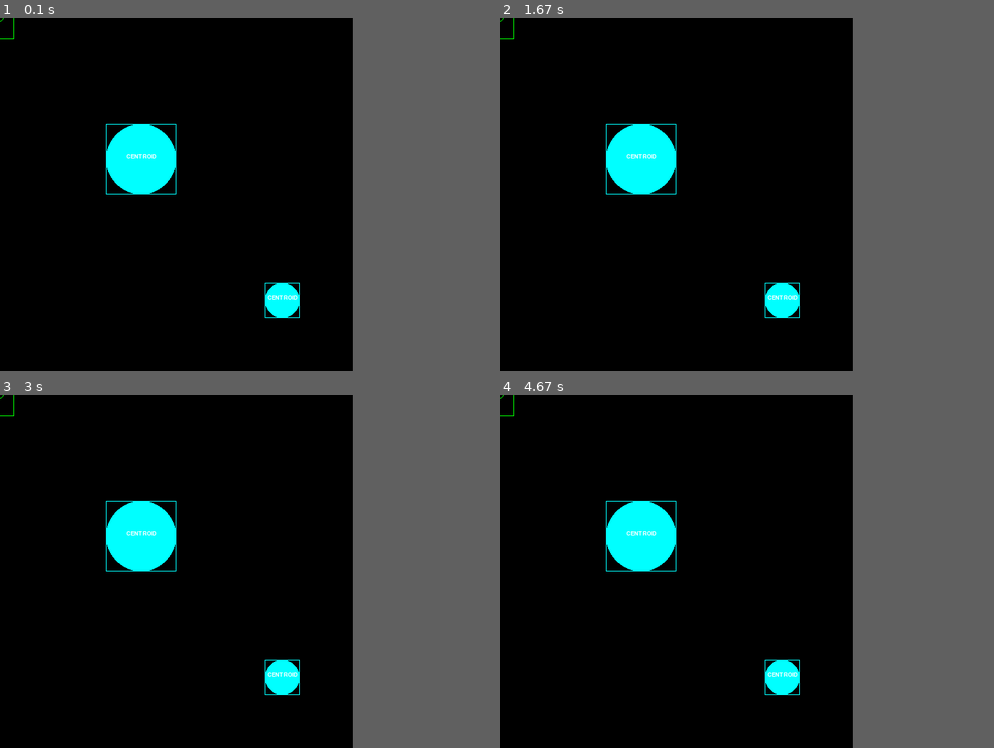
Above: before the commit, frames 1-4 (two rows, left to right).
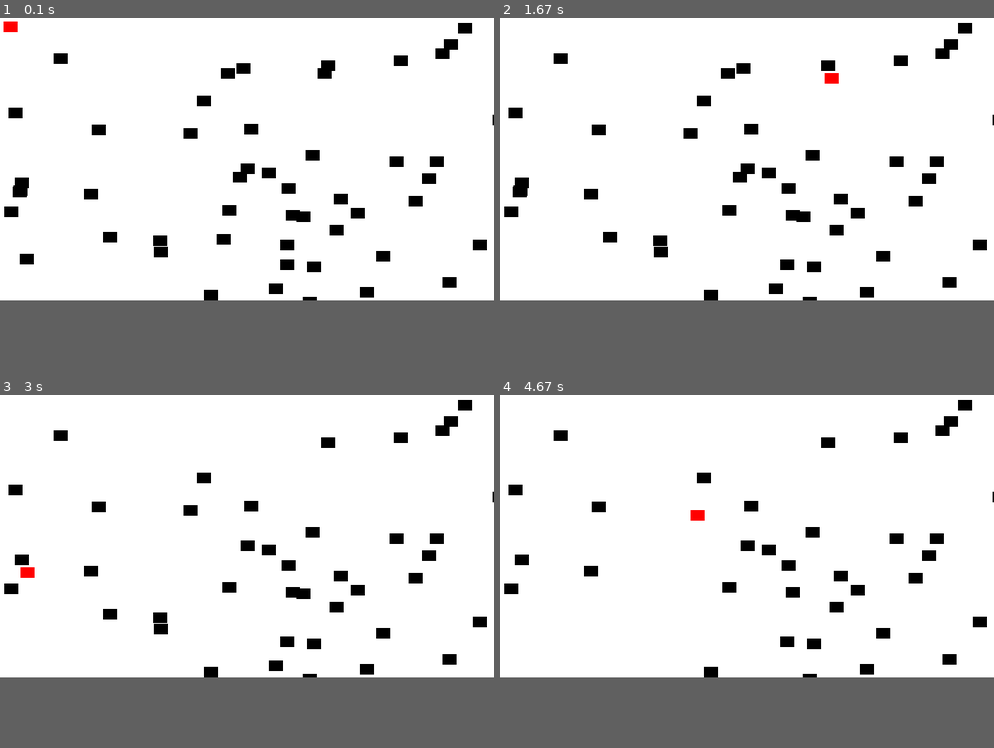
Above: after the commit, the same moments.

Repository: binnev/pygame_sandbox
Game: pygame game, started from platformer/sandbox.py
The game is run twice, just before and just after one commit, with the same random seed, the same clock (stepped at 60 frames per second) and the same inputs.
Inputs (mouse positions are in pixels of both pictures, inside the frame that each line leads up to):
- Up to frame 1 (0.1 s): no input
- Up to frame 2 (1.67 s): click (722, 240) at 0.38 s; click (524, 258) at 0.72 s; click (786, 243) at 1.05 s; click (826, 74) at 1.38 s
- Up to frame 3 (3 s): click (242, 444) at 1.72 s; click (242, 553) at 2.05 s; click (227, 451) at 2.38 s; click (19, 567) at 2.72 s
- Up to frame 4 (4.67 s): click (658, 617) at 3.05 s; click (776, 666) at 3.38 s; click (801, 592) at 3.72 s; click (608, 613) at 4.05 s; click (692, 511) at 4.38 s
In our replay, the window is 500x500 before the commit and 700x400 after it. These sizes can differ from the game's own. Grey fills any space a smaller window leaves; there, only what the larger window draws over its background counts as a difference.

The runs differ from the first frame. In frame 1, 56% of the frame differs, in the area x 0-100%, y 0-85%; in frame 2, 56%; in frame 3, 56%; in frame 4, 57%.

Commit message:
Got sprite animations working.

Diff:
--- /dev/null
+++ b/platformer/__main__.py
@@ -0,0 +1,70 @@
+import pygame
+
+from platformer.conf import SCREEN_WIDTH, SCREEN_HEIGHT
+from platformer.objects import Platform, Entity, SpriteGroup, Blob
+
+pygame.init()
+pygame.font.init()
+
+window = pygame.display.set_mode((SCREEN_WIDTH, SCREEN_HEIGHT))
+pygame.display.set_caption("Hello World")
+
+
+class Level:
+    sprite_groups = dict(
+        platforms=SpriteGroup(),
+        characters=SpriteGroup(),
+        projectiles=SpriteGroup(),
+        enemies=SpriteGroup(),
+    )
+    pass
+
+
+level = Level()
+# level.platforms.add(
+#     Platform([50, 100, 200, 30], can_fall_through=True),
+#     Platform([200, 300, 150, 30], can_fall_through=False),
+#     Platform([5, 480, 480, 30], can_fall_through=False),
+# )
+level.sprite_groups["enemies"].add(
+    Entity((0, 255, 255), 400, 400, 50, 50),
+    Entity((0, 255, 255), 200, 200, 100, 100),
+)
+# Character(x=50, y=200, width=40, height=60, level=level, groups=[level.characters])
+entity = Blob((0, 255, 0),
+                0,
+                0,
+                40,
+                60,
+                groups=[level.sprite_groups["characters"]])
+clock = pygame.time.Clock()
+
+run = True
+while run:
+    keys = pygame.key.get_pressed()
+    if keys[pygame.K_ESCAPE]:
+        pygame.quit()
+    for event in pygame.event.get():
+        if event.type == pygame.QUIT:
+            run = False
+
+    window.fill((0, 0, 0))
+
+    # check for collision
+    if pygame.sprite.spritecollide(entity,
+                                   level.sprite_groups["enemies"],
+                                   dokill=False):
+        entity.color = (0, 0, 255)
+        print("rect collision")
+    else:
+        entity.color = (0, 255, 0)
+    for group_name, sprite_group in level.sprite_groups.items():
+        if group_name == "characters":
+            sprite_group.update(keys)
+        sprite_group.draw(window)
+
+    pygame.display.flip()
+
+    clock.tick(50)
+
+pygame.quit()
--- a/platformer/objects.py
+++ b/platformer/objects.py
@@ -1,4 +1,5 @@
 from collections import namedtuple
+from pathlib import Path
 
 import pygame
 
@@ -56,30 +57,32 @@
         return self.images_at(tups, colorkey)
 
 
-# todo: rename this to Animation or something
-class Sprite:
-
-    def __init__(self, frames: list):
-        self.frames = frames
+class SpriteAnimation:
+
+    def __init__(self,
+                 frame_paths: list,
+                 flip_horizontal=False,
+                 flip_vertical=False):
+        # convert to pathlib path
+        frame_paths = [Path(path) for path in frame_paths]
+        # load frame image
+        self.frames = [
+            pygame.image.load(path.as_posix()) for path in frame_paths
+        ]
+        self.frames = [
+            pygame.transform.flip(f, flip_horizontal, flip_vertical)
+            for f in self.frames
+        ]
 
     def get_frame(self, index):
         return self.frames[index % len(self.frames)]
 
 
 class Entity(pygame.sprite.Sprite):
-    speed = 2
-
-    # Constructor. Pass in the color of the block,
-    # and its x and y position
-    def __init__(self,
-                 color,
-                 x,
-                 y,
-                 width,
-                 height,
-                 canvas_width=None,
-                 canvas_height=None,
-                 groups=[]):
+
+    def __init__(self, color, x, y, width, height, groups=[]):
+        super().__init__(*groups)
+
         self.font = pygame.font.Font(pygame.font.match_font("ubuntucondensed"),
                                      12)
         self.x = x
@@ -88,30 +91,17 @@
         self.width = width  # todo: give these more specific names e.g. collision_width
         self.height = height
         self.state = None
-        # self.canvas_width = canvas_width if canvas_width else width * 2
-        # self.canvas_height = canvas_height if canvas_height else height * 2
-        # self.canvas = pygame.Surface([self.canvas_width, self.canvas_height])
-        # self.canvas.fill((0, 0, 0, 0))
-        # fixme: don't use this rect for collisions
-        # todo: create rect based on the image size. That makes more sense. Then you can
-        #  have a circle image (or some random .png) and the rect will fit around it.
+        # rect is used for simple collision detection e.g. with platforms
+        # it is also used to draw the sprite
         self.rect = pygame.Rect(0, 0, self.width, self.height)
         self.rect.center = self.centroid
-
-        # create a surface for sprite, so that I can use pygame.mask.from_surface() to
-        # generate a hurtbox.
-        self.sprite = pygame.Surface([self.width, self.height])
-        self.sprite.fill((0, 255, 0))  # set color to white
-        self.sprite.set_colorkey((0, 255, 0))  # set white = transparent
-        # self.sprite.rect = self.rect  # hopefully this tracks rect...
-        pygame.draw.ellipse(self.sprite, self.color, (0, 0, self.width, self.height))
-
-        self.mask = pygame.mask.from_surface(self.sprite)
-        super().__init__(*groups)
+        self.sprite = None  # subclasses can overwrite this
 
     @property
     def centroid(self):
         return Point(self.x, self.y)
+
+    # ============= drawing functions ==============
 
     def draw_sprite(self, surface):
         # todo: the rect argument here gives the position at which to blit. The top left
@@ -119,15 +109,12 @@
         #  affect the blitting. So make sure that top left corner is in the right place!
         if self.sprite:
             surface.blit(self.sprite, self.rect)
-        # else:
-        #     pygame.draw.ellipse(surface, self.color, self.rect)
 
     def draw_debug(self, surface):
         # bounding box
         pygame.draw.rect(surface, self.color, self.rect, 1)
         # centroid
         centroid_width = 10
-        # todo: maybe store the centroid instead of generating it every time?
         centroid = pygame.Rect(0, 0, centroid_width, centroid_width)
         centroid.center = self.centroid
         pygame.draw.ellipse(surface, self.color, centroid, 1)
@@ -140,57 +127,12 @@
         self.draw_sprite(surface)
         self.draw_debug(surface)
 
-    @property
-    def image(self):
-        # todo: split this up into multiple functions that subclasses can edit
-        # ================== image ==================
-        # todo: this isn't always going to be a rectangle!
-        pygame.draw.rect(
-            self.canvas, self.color,
-            (self.canvas_width / 2 - self.width / 2,
-             self.canvas_height / 2 - self.height / 2, self.width, self.height))
-
-        # ================== debugging ==================
-        canvas_rect = self.canvas.get_rect()
-        # bounding box of the canvas (the canvas onto which the sprites, hurt/hitboxes,
-        # etc are drawn)
-        pygame.draw.rect(self.canvas, self.color, canvas_rect, 1)
-        # centroid
-        centroid_width = 5
-        pygame.draw.rect(self.canvas, (255, 0, 0), (
-            canvas_rect.width / 2 - centroid_width / 2,
-            canvas_rect.height / 2 - centroid_width / 2,
-            centroid_width,
-            centroid_width,
-        ), 1)
-        text = self.font.render("CENTROID", True, (255, 255, 255), None)
-        textRect = text.get_rect()
-        textRect.midbottom = canvas_rect.width / 2, canvas_rect.height / 2
-        self.canvas.blit(text, textRect)
-        # # base
-        # pygame.draw.rect(self.canvas, (0, 255, 0), (
-        #     canvas_rect.width / 2 - centroid_width / 2,
-        #     canvas_rect.height - centroid_width / 2,
-        #     centroid_width,
-        #     centroid_width,
-        # ), 1)
-        # text = self.font.render("BASE", True, (255, 255, 255), None)
-        # textRect = text.get_rect()
-        # textRect.midbottom = canvas_rect.width/2, canvas_rect.height
-        # self.canvas.blit(text, textRect)
-
-        return self.canvas
-
     def update(self, keys):
-        if keys[Keys.DOWN]:
-            self.y += self.speed
-        if keys[Keys.UP]:
-            self.y -= self.speed
-        if keys[Keys.RIGHT]:
-            self.x += self.speed
-        if keys[Keys.LEFT]:
-            self.x -= self.speed
-        self.debug_print()
+        """Intended to be overwritten by subclasses"""
+        raise NotImplementedError()
+
+    def update_rect_position(self):
+        """Subclasses can overwrite this"""
         self.rect.center = self.centroid
 
     def debug_print(self):
@@ -198,6 +140,80 @@
             f"x = {self.x}",
             f"y = {self.y}",
         )
+
+
+class Blob(Entity):
+
+    # ======================= sprite animations =======================
+    sprite_folder = Path("sprites/stick_figure/")
+    sprites = {
+        "stand":
+            SpriteAnimation([sprite_folder / "stand.png"]),
+        "move_down":
+            SpriteAnimation([sprite_folder / "fall_neutral.png"]),
+        "move_down_right":
+            SpriteAnimation([sprite_folder / "fall_right.png"]),
+        "move_down_left":  # todo: flip image
+            SpriteAnimation([sprite_folder / "fall_right.png"],
+                            flip_horizontal=True),
+        "move_up":
+            SpriteAnimation([sprite_folder / "jump_neutral.png"]),
+        "move_up_right":
+            SpriteAnimation([sprite_folder / "jump_right.png"]),
+        "move_up_left":
+            SpriteAnimation([sprite_folder / "jump_right.png"],
+                            flip_horizontal=True),
+        "move_right":
+            SpriteAnimation([
+                sprite_folder / "run_right1.png",
+                sprite_folder / "run_right2.png",
+                sprite_folder / "run_right3.png",
+                sprite_folder / "run_right4.png",
+            ]),
+        "move_left":
+            SpriteAnimation([
+                sprite_folder / "run_right1.png",
+                sprite_folder / "run_right2.png",
+                sprite_folder / "run_right3.png",
+                sprite_folder / "run_right4.png",
+            ],
+                            flip_horizontal=True),
+    }
+
+    # ================ properties =====================
+    speed = 2
+    frames_elapsed = 0
+
+    def update(self, keys):
+        self.update_rect_position()
+        self.frames_elapsed += 1
+        i = self.frames_elapsed
+
+        if keys[Keys.RIGHT]:
+            self.x += self.speed
+            self.sprite = self.sprites["move_right"].get_frame(i)
+
+        if keys[Keys.LEFT]:
+            self.x -= self.speed
+            self.sprite = self.sprites["move_left"].get_frame(i)
+
+        if keys[Keys.UP]:
+            self.y -= self.speed
+            if keys[Keys.RIGHT]:
+                self.sprite = self.sprites["move_up_right"].get_frame(i)
+            elif keys[Keys.LEFT]:
+                self.sprite = self.sprites["move_up_left"].get_frame(i)
+            else:
+                self.sprite = self.sprites["move_up"].get_frame(i)
+
+        if keys[Keys.DOWN]:
+            self.y += self.speed
+            if keys[Keys.RIGHT]:
+                self.sprite = self.sprites["move_down_right"].get_frame(i)
+            elif keys[Keys.LEFT]:
+                self.sprite = self.sprites["move_down_left"].get_frame(i)
+            else:
+                self.sprite = self.sprites["move_down"].get_frame(i)
 
 
 # todo: subclass this from Entity
@@ -235,17 +251,17 @@
     ticks_per_frame = 5
     sprites = {
         states.STAND:
-            Sprite([pygame.image.load("sprites/stand.png")]),
+            SpriteAnimation(["sprites/stand.png"]),
         states.SQUAT:
-            Sprite([pygame.image.load("sprites/squat.png")]),
+            SpriteAnimation(["sprites/squat.png"]),
         states.JUMPSQUAT:
-            Sprite([pygame.image.load("sprites/squat.png")]),
+            SpriteAnimation(["sprites/squat.png"]),
         states.FALL:
-            Sprite([pygame.image.load("sprites/jump.png")]),
+            SpriteAnimation(["sprites/jump.png"]),
         states.RUN:
-            Sprite([
-                pygame.image.load("sprites/walk_right_1.png"),
-                pygame.image.load("sprites/walk_right_2.png"),
+            SpriteAnimation([
+                "sprites/walk_right_1.png",
+                "sprites/walk_right_2.png",
             ]),
     }
 
--- a/platformer/sandbox.py
+++ b/platformer/sandbox.py
@@ -1,79 +1,110 @@
 import pygame
+import random
 
-from platformer.conf import SCREEN_WIDTH, SCREEN_HEIGHT
-from platformer.objects import Character, Platform, Entity, SpriteGroup
+# Define some colors
+BLACK = (0, 0, 0)
+WHITE = (255, 255, 255)
+RED = (255, 0, 0)
 
+class Block(pygame.sprite.Sprite):
+    """
+    This class represents the ball.
+    It derives from the "Sprite" class in Pygame.
+    """
+
+    def __init__(self, color, width, height):
+        """ Constructor. Pass in the color of the block,
+        and its x and y position. """
+
+        # Call the parent class (Sprite) constructor
+        super().__init__()
+
+        # Create an image of the block, and fill it with a color.
+        # This could also be an image loaded from the disk.
+        self.image = pygame.Surface([width, height])
+        self.image.fill(color)
+
+        # Fetch the rectangle object that has the dimensions of the image
+        # image.
+        # Update the position of this object by setting the values
+        # of rect.x and rect.y
+        self.rect = self.image.get_rect()
+
+# Initialize Pygame
 pygame.init()
-pygame.font.init()
 
-window = pygame.display.set_mode((SCREEN_WIDTH, SCREEN_HEIGHT))
-pygame.display.set_caption("Hello World")
+# Set the height and width of the screen
+screen_width = 700
+screen_height = 400
+screen = pygame.display.set_mode([screen_width, screen_height])
 
+# This is a list of 'sprites.' Each block in the program is
+# added to this list.
+# The list is managed by a class called 'Group.'
+block_list = pygame.sprite.Group()
 
-class Level:
-    sprite_groups = dict(
-        platforms=SpriteGroup(),
-        characters=SpriteGroup(),
-        projectiles=SpriteGroup(),
-        enemies=SpriteGroup(),
-    )
-    pass
+# This is a list of every sprite.
+# All blocks and the player block as well.
+all_sprites_list = pygame.sprite.Group()
 
+for i in range(50):
+    # This represents a block
+    block = Block(BLACK, 20, 15)
 
-level = Level()
-# level.platforms.add(
-#     Platform([50, 100, 200, 30], can_fall_through=True),
-#     Platform([200, 300, 150, 30], can_fall_through=False),
-#     Platform([5, 480, 480, 30], can_fall_through=False),
-# )
-level.sprite_groups["enemies"].add(
-    Entity((0, 255, 255), 400, 400, 50, 50),
-    Entity((0, 255, 255), 200, 200, 100, 100),
-)
-# Character(x=50, y=200, width=40, height=60, level=level, groups=[level.characters])
-entity = Entity((0, 255, 0),
-                0,
-                0,
-                40,
-                60,
-                groups=[level.sprite_groups["characters"]])
+    # Set a random location for the block
+    block.rect.x = random.randrange(screen_width)
+    block.rect.y = random.randrange(screen_height)
+
+    # Add the block to the list of objects
+    block_list.add(block)
+    all_sprites_list.add(block)
+
+# Create a RED player block
+player = Block(RED, 20, 15)
+all_sprites_list.add(player)
+
+# Loop until the user clicks the close button.
+done = False
+
+# Used to manage how fast the screen updates
 clock = pygame.time.Clock()
 
-run = True
-while run:
-    keys = pygame.key.get_pressed()
-    if keys[pygame.K_ESCAPE]:
-        pygame.quit()
+score = 0
+
+# -------- Main Program Loop -----------
+while not done:
     for event in pygame.event.get():
         if event.type == pygame.QUIT:
-            run = False
+            done = True
 
-    window.fill((0, 0, 0))
+    # Clear the screen
+    screen.fill(WHITE)
 
-    # check for collision
-    if pygame.sprite.spritecollide(entity,
-                                   level.sprite_groups["enemies"],
-                                   dokill=False):
-        entity.color = (0, 0, 255)
-        print("rect collision")
-    elif pygame.sprite.spritecollide(entity,
-                                     level.sprite_groups["enemies"],
-                                     dokill=False,
-                                     collided=pygame.sprite.collide_mask):
-        entity.color = (255, 0, 0)
-        print("mask collision")
-    else:
-        entity.color = (0, 255, 0)
-    for group_name, sprite_group in level.sprite_groups.items():
-        if group_name == "characters":
-            sprite_group.update(keys)
-        sprite_group.draw(window)
+    # Get the current mouse position. This returns the position
+    # as a list of two numbers.
+    pos = pygame.mouse.get_pos()
 
-    # debug: blit entity.sprite to screen always to check it isn't empty
-    window.blit(entity.sprite, (0, 0, 0, 0))
+    # Fetch the x and y out of the list,
+    # just like we'd fetch letters out of a string.
+    # Set the player object to the mouse location
+    player.rect.x = pos[0]
+    player.rect.y = pos[1]
 
+    # See if the player block has collided with anything.
+    blocks_hit_list = pygame.sprite.spritecollide(player, block_list, True)
+
+    # Check the list of collisions.
+    for block in blocks_hit_list:
+        score += 1
+        print(score)
+
+    # Draw all the spites
+    all_sprites_list.draw(screen)
+
+    # Limit to 60 frames per second
+    clock.tick(60)
+
+    # Go ahead and update the screen with what we've drawn.
     pygame.display.flip()
 
-    clock.tick(50)
-
 pygame.quit()
--- a/platformer/states.py
+++ b/platformer/states.py
@@ -3,5 +3,7 @@
 JUMP = "JUMP"
 STAND = "STAND"
 RUN = "RUN"
+RUN_LEFT = "RUN_LEFT"
+RUN_RIGHT = "RUN_RIGHT"
 SQUAT = "SQUAT"
 FALL = "FALL"
Not shown, changed: platformer/README.md
Binary file added: platformer/sprites/stick_figure/fall_neutral.png
Binary file added: platformer/sprites/stick_figure/fall_right.png
Binary file added: platformer/sprites/stick_figure/jump_neutral.png
Binary file added: platformer/sprites/stick_figure/jump_right.png
Binary file added: platformer/sprites/stick_figure/run_right1.png
Binary file added: platformer/sprites/stick_figure/run_right2.png
Binary file added: platformer/sprites/stick_figure/run_right3.png
Binary file added: platformer/sprites/stick_figure/run_right4.png
Binary file added: platformer/sprites/stick_figure/squat.png
Binary file added: platformer/sprites/stick_figure/stand.png
Not shown, added: platformer/sprites/stick_figure/stick_figure.svg
(and 1 more such lines)
